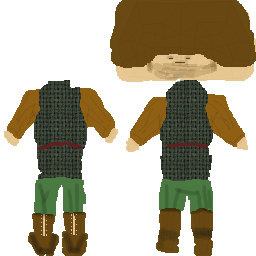
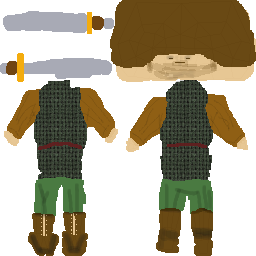
Before/after of a 256px x 256px layered artwork. What changed in the layer stack:
added layer "Neue Ebene#5" above "Neue Ebene#4" over [0, 11, 114, 82]
added layer "Neue Ebene#4" above "Hintergrund" over [0, 1, 252, 254]
